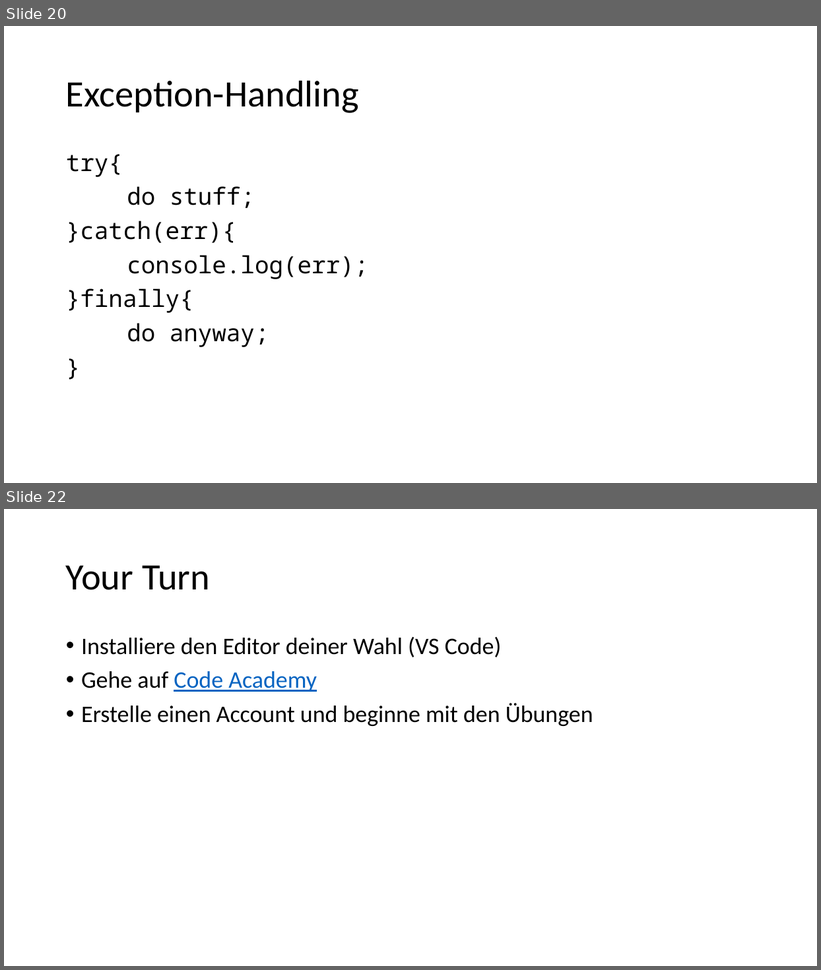
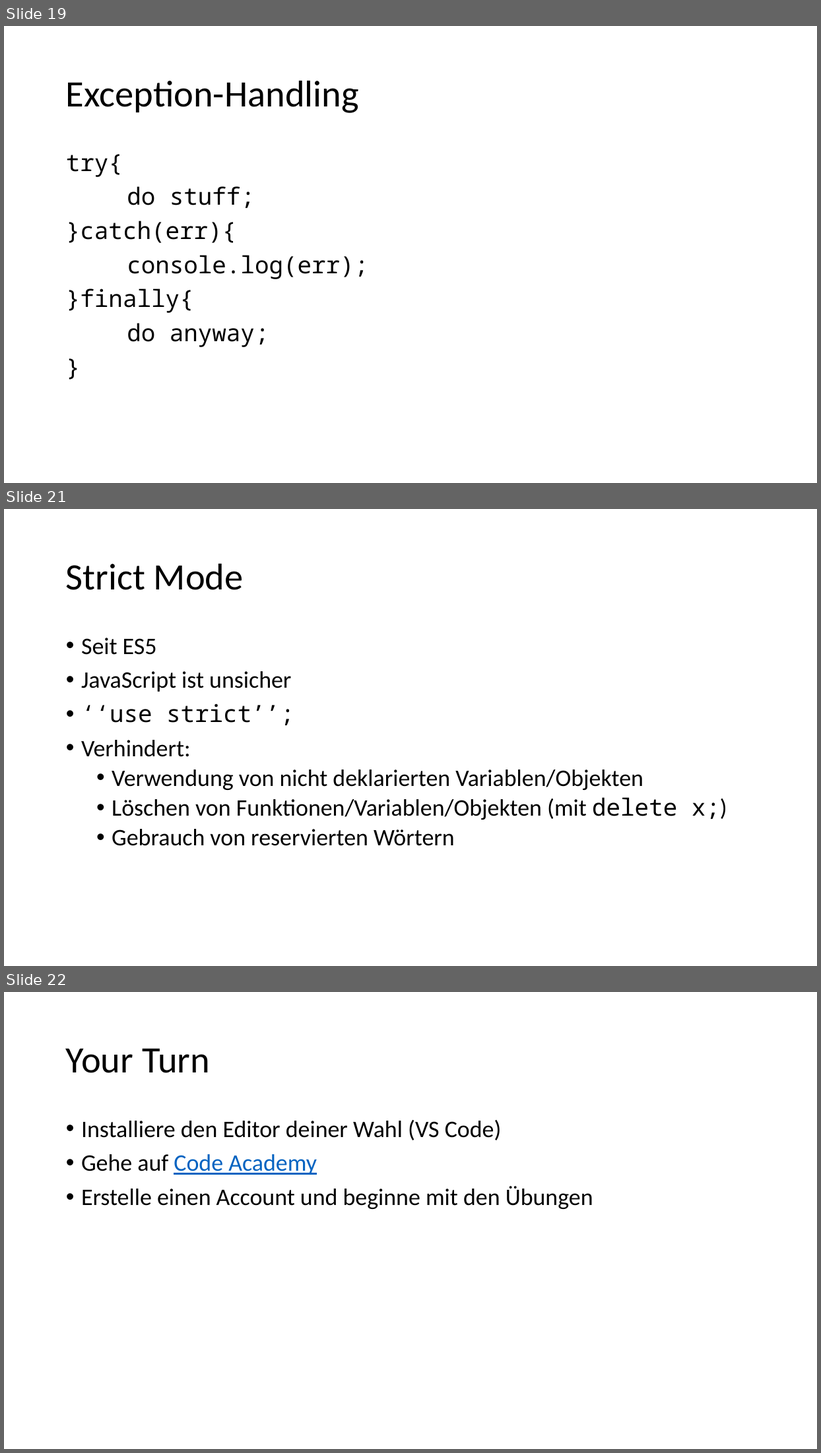
Before and after one commit to martiph/JSTraining_ICT-Campus, a slide deck: JSTraining.pptx. Shown one above the other, each under a label of ours: slides 20 and 22 before the commit, slides 19, 21 and 22 after it; the slides between them are not shown. The pictures are 821x970 and 821x1453 pixels, drawn with LibreOffice and Linux fonts; fonts in the diff are those of the drawing. Boxes give left, top, right and bottom in pixels: in the first picture for what was removed or moved away, otherwise in the second. Text is boxed around its words. In the diff, an @@ line names an element or a change of style, - is before the commit and + after.

Commit message:
reformatted the code, added "strict mode"

```diff
--- a/JSTraining.pptx
+++ b/JSTraining.pptx
@@ slide 21 added at (x1=4, y1=509, x2=817, y2=966), background #FFFFFF @@
@@ title added at (x1=66, y1=563, x2=244, y2=590), 44 pt, text #000000 @@
+Strict Mode
@@ text added at (x1=81, y1=638, x2=727, y2=846), 28 pt, text #000000 @@
+• Seit ES5
+• JavaScript ist unsicher
+• ‘‘use strict’’;
+• Verhindert:
+  • Verwendung von nicht deklarierten Variablen/Objekten
+  • Löschen von Funktionen/Variablen/Objekten (mit delete x;)
+  • Gebrauch von reservierten Wörtern
@@ what was slide 20 is now slide 19 @@
```
Also in this commit, not shown: 6 slides changed, 1 other slide added, 1 slide removed, 6 other files.
